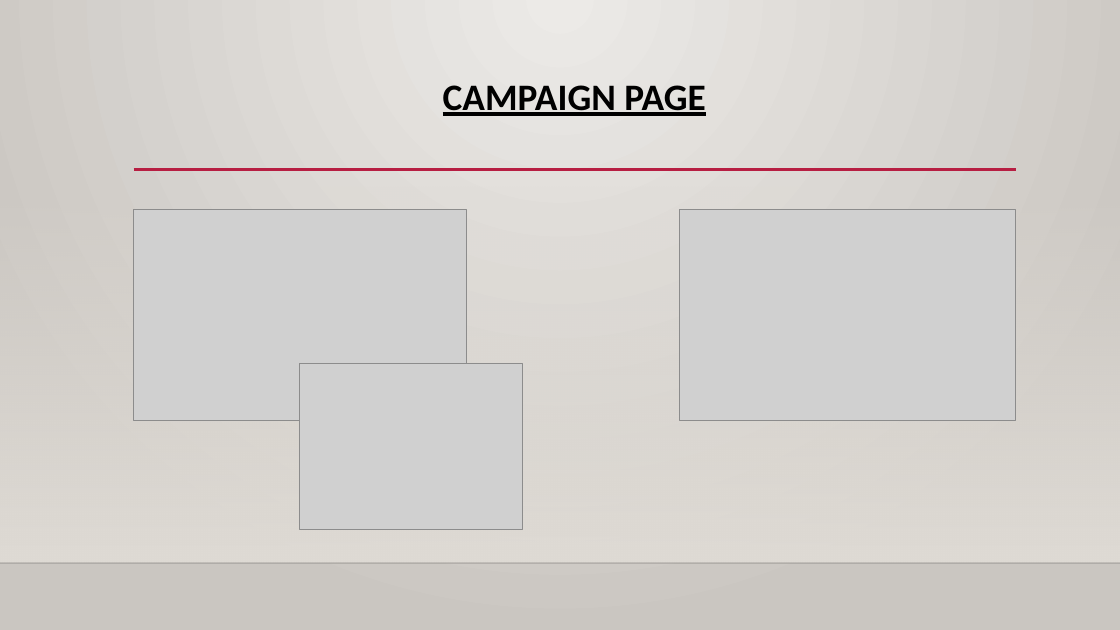
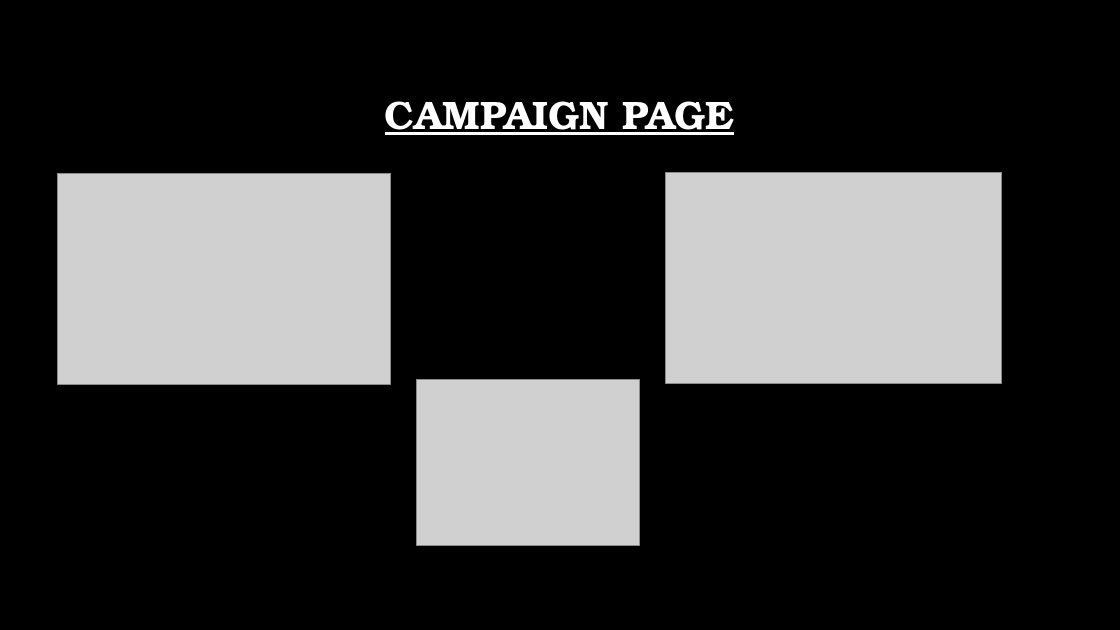
Before and after one commit to tpayne3191/MVP, a slide deck: slide 8 of Res/Capstone_Presentation.pptx (slide 7 before the commit). Drawn at 1120x630 pixels with LibreOffice and Linux fonts; fonts in the diff are those of the drawing; grey boxes stand for pictures; background and template pictures are left out. Boxes give left, top, right and bottom in pixels: in the first picture for what was removed or moved away, otherwise in the second. Text is boxed around its words. In the diff, an @@ line names an element or a change of style, - is before the commit and + after.

Commit message:
PP updated to match the theme better

```diff
--- a/Res/Capstone_Presentation.pptx
+++ b/Res/Capstone_Presentation.pptx
@@ background gradient #ECEAE7 to #CAC7C1 to picture (left out) @@
@@ title "CAMPAIGN PAGE": place and size @@
-title "CAMPAIGN PAGE" at (443,85,706,116)
+title "CAMPAIGN PAGE" at (385,101,734,135)
@@ title "CAMPAIGN PAGE" at (385,101,734,135): size 32 to 34 pt, font Calibri to TeX Gyre Bonum, text colour #000000 to #FFFFFF; vertical alignment top to middle @@
@@ picture: place and size @@
-picture at (134,209,466,420)
+picture at (58,173,391,384)
@@ line removed from (134, 170) to (1017, 170) @@
@@ picture: place and size @@
-picture at (680,209,1016,420)
+picture at (665,172,1002,383)
@@ rectangle removed at (0,186,1120,563) @@
@@ picture: place and size @@
-picture at (300,364,523,530)
+picture at (417,380,639,546)
@@ line removed from (0, 563) to (1120, 563) @@
```
Also in this commit, not shown: 9 other slides changed, 1 slide added.
